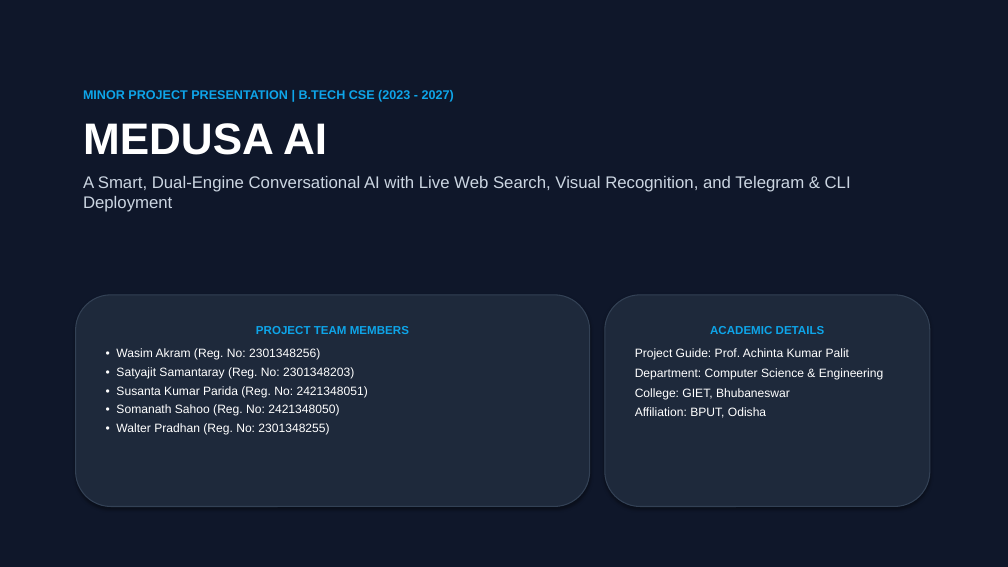
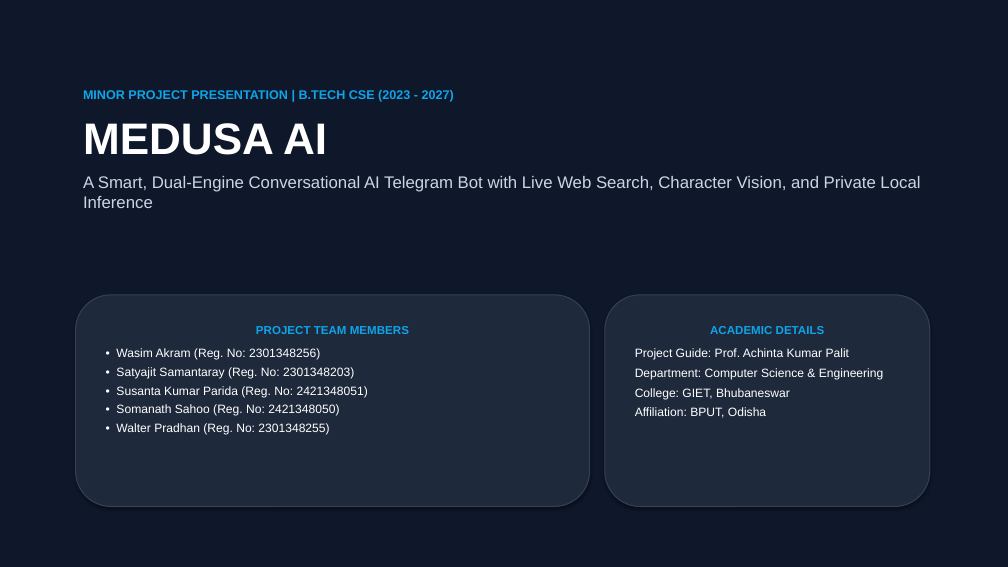
Before and after one commit to w4simg/medusa-ai, a slide deck: slide 1 of Medusa_AI_Presentation.pptx. Drawn at 1008x567 pixels with LibreOffice and Linux fonts; fonts in the diff are those of the drawing. Boxes give left, top, right and bottom in pixels: in the first picture for what was removed or moved away, otherwise in the second. Text is boxed around its words. In the diff, an @@ line names an element or a change of style, - is before the commit and + after.

Commit message:
docs(presentation): focus presentation 100% on Telegram Bot and replace CLI slide

```diff
--- a/Medusa_AI_Presentation.pptx
+++ b/Medusa_AI_Presentation.pptx
@@ text at [83, 176, 920, 208]: text changed @@
-A Smart, Dual-Engine Conversational AI with Live Web Search, Visual Recognition, and Telegram & CLI Deployment
+A Smart, Dual-Engine Conversational AI Telegram Bot with Live Web Search, Character Vision, and Private Local Inference
```
Also in this commit, not shown: 8 other slides changed, 2 other files.
